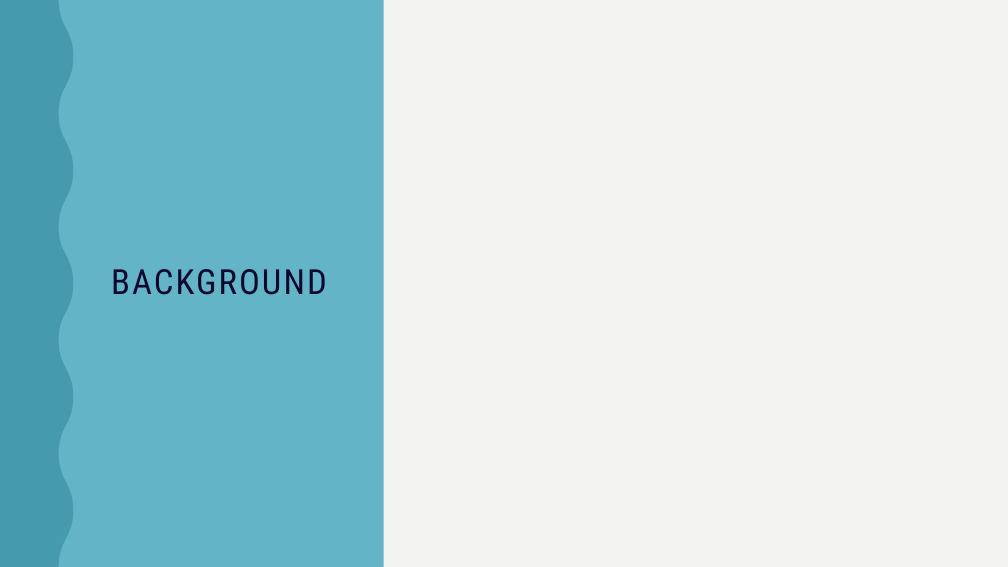
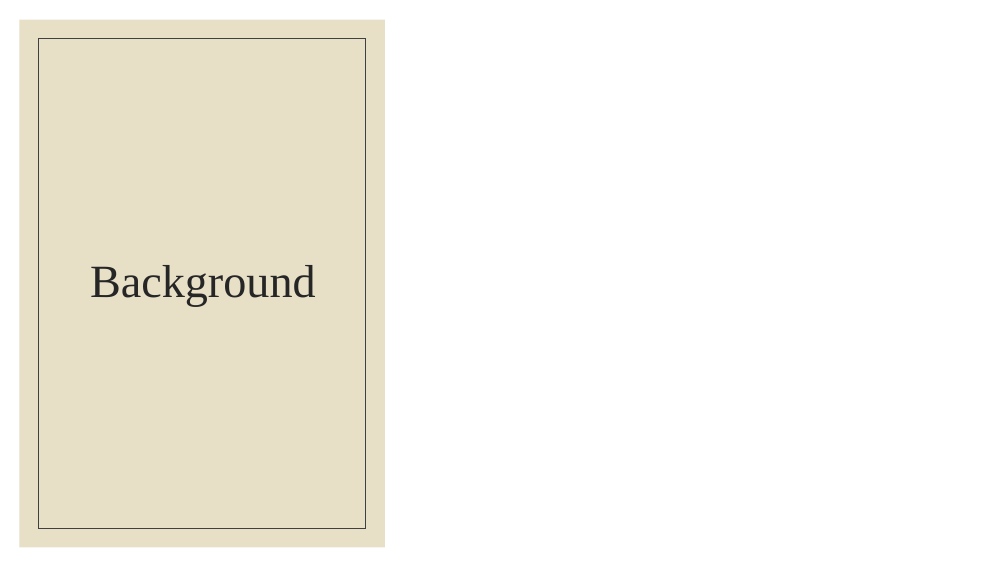
Before and after one commit to laurenemilyto/film_adapatation_success, a slide deck: slide 3 of Steg_pres.pptx. Drawn at 1008x567 pixels with LibreOffice and Linux fonts; fonts in the diff are those of the drawing. Boxes give left, top, right and bottom in pixels: in the first picture for what was removed or moved away, otherwise in the second. Text is boxed around its words. In the diff, an @@ line names an element or a change of style, - is before the commit and + after.

```diff
--- a/Steg_pres.pptx
+++ b/Steg_pres.pptx
@@ background #F3F3F2 to #FFFFFF @@
@@ rectangle at [0,0,1008,567]: fill #F3F3F2 to #FFFFFF @@
@@ freeform shape removed at [0,0,73,567] @@
@@ freeform shape removed at [0,0,73,567] @@
@@ rectangle: place and size @@
-rectangle at [0,0,383,567]
+rectangle at [20,20,385,547]
@@ rectangle at [20,20,385,547]: fill #62B4C6 to #E7E0C7 @@
@@ rectangle added at [39,39,366,529], outline #404040 0.5 pt @@
@@ title at [90,265,316,307]: text changed; size 33 to 44 pt; font Roboto Condensed to Times New Roman; text colour #0B082E to #262626 @@
-BACKGROUND
+Background
```
Also in this commit, not shown: 7 other slides changed, 4 slides added, 4 slides removed, 1 other file.
